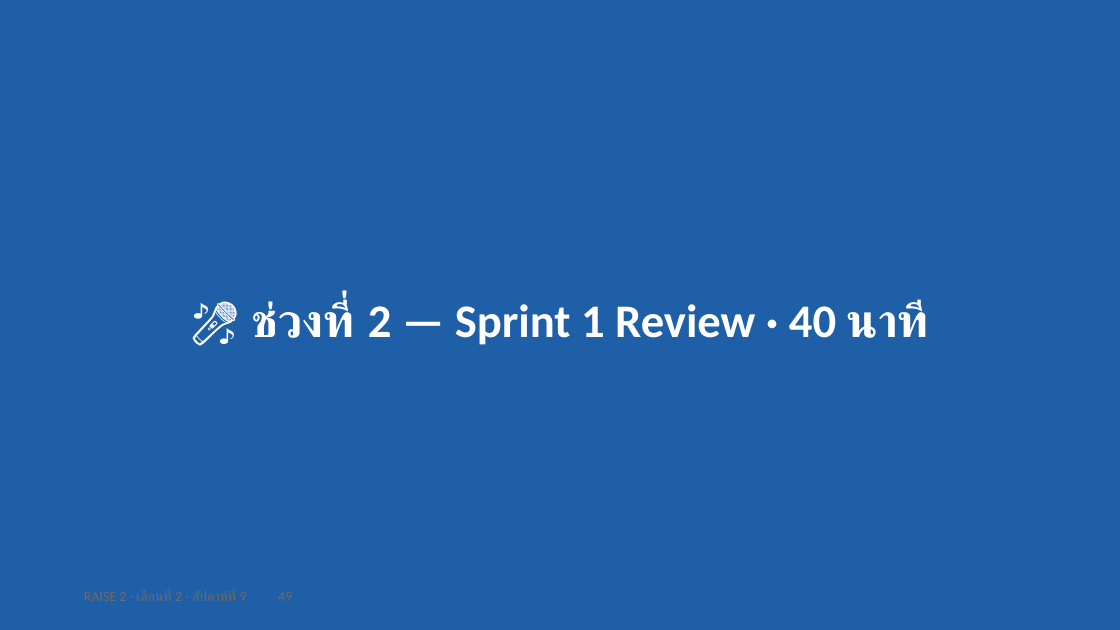
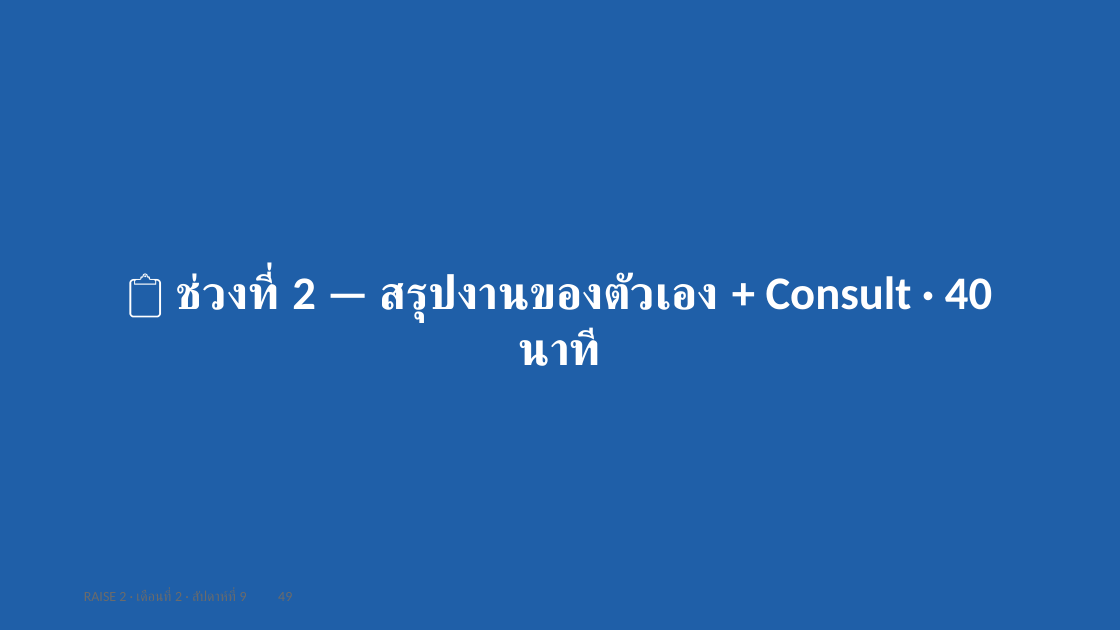
Before and after one commit to cnacha-mfu/raise2-module2, a slide deck: slide 49 of materials/week9/w9-slides.pptx. Drawn at 1120x630 pixels with LibreOffice and Linux fonts; fonts in the diff are those of the drawing. Boxes give left, top, right and bottom in pixels: in the first picture for what was removed or moved away, otherwise in the second. Text is boxed around its words. In the diff, an @@ line names an element or a change of style, - is before the commit and + after.

```diff
--- a/materials/week9/w9-slides.pptx
+++ b/materials/week9/w9-slides.pptx
@@ text at bbox=[176, 273, 992, 366]: text changed @@
-🎤 ช่วงที่ 2 — Sprint 1 Review · 40 นาที
+📋 ช่วงที่ 2 — สรุปงานของตัวเอง + Consult · 40 นาที
```
Also in this commit, not shown: 4 other slides changed, 9 other files.
